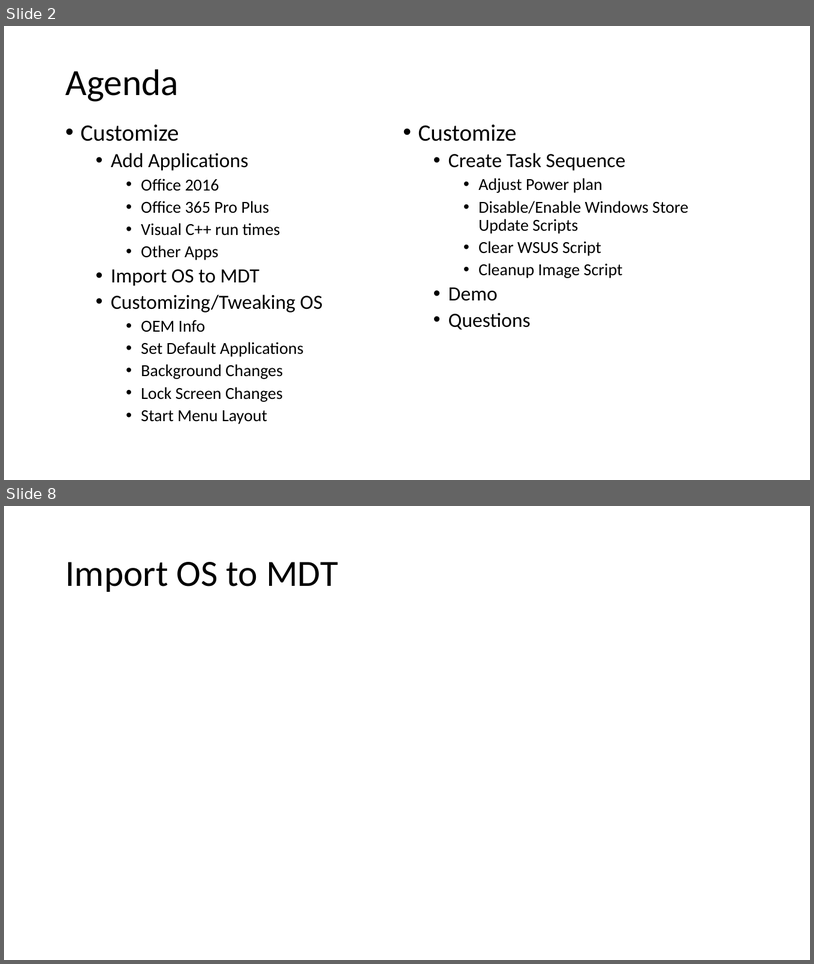
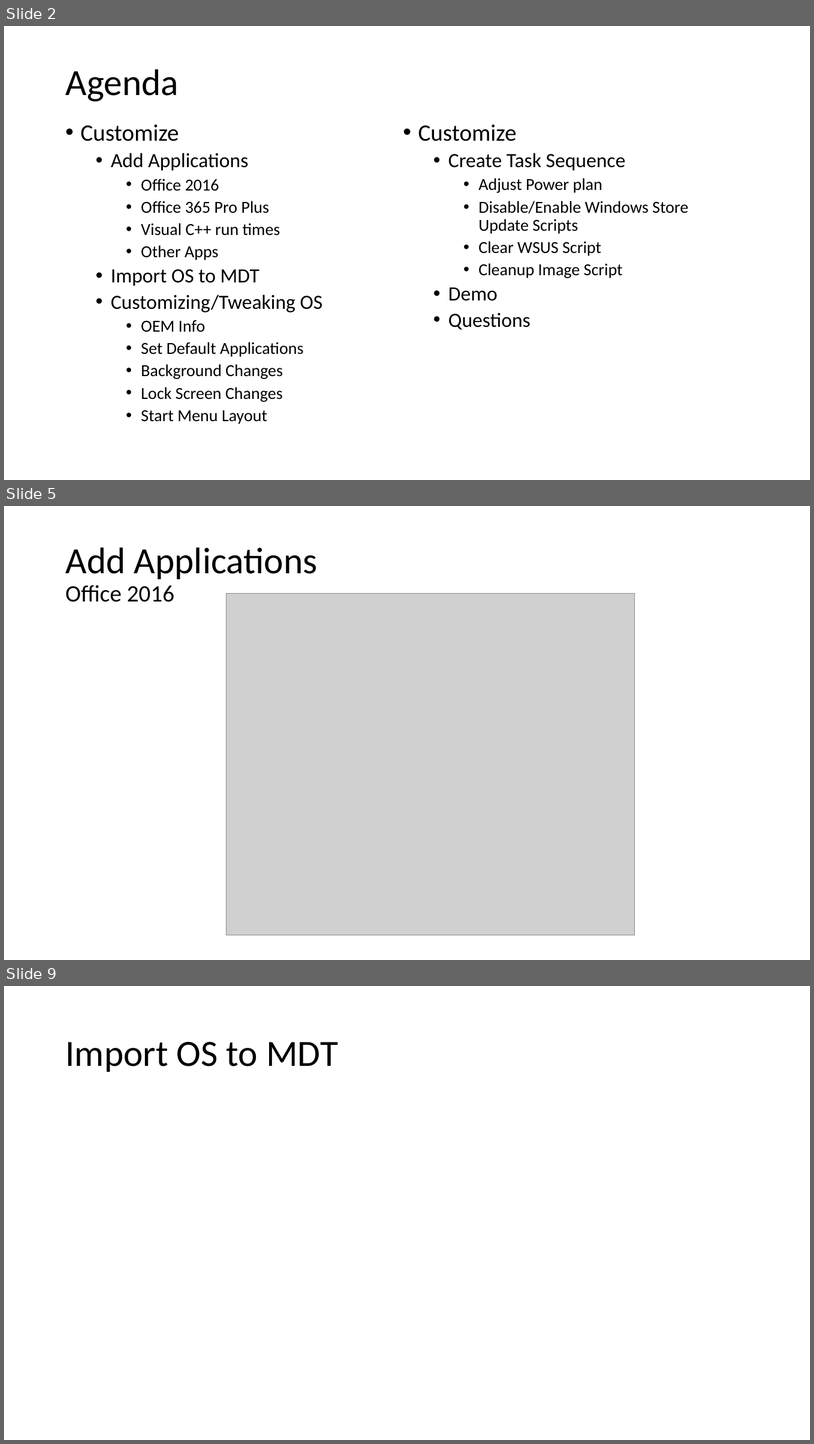
Before and after one commit to fydexx/HECC-2018, a slide deck: Part_01/Section02.pptx. Shown one above the other, each under a label of ours: slides 2 and 8 before the commit, slides 2, 5 and 9 after it; the slides between them are not shown. The pictures are 814x964 and 814x1444 pixels, drawn with LibreOffice and Linux fonts; fonts in the diff are those of the drawing; grey boxes stand for pictures. Boxes give left, top, right and bottom in pixels: in the first picture for what was removed or moved away, otherwise in the second. Text is boxed around its words. In the diff, an @@ line names an element or a change of style, - is before the commit and + after.

```diff
--- a/Part_01/Section02.pptx
+++ b/Part_01/Section02.pptx
@@ slide 5 added at <box>4,506,810,960</box>, background #FFFFFF @@
@@ title added at <box>65,547,318,602</box>, 44 pt, text #000000 @@
+Add Applications
+Office 2016
@@ picture added at <box>226,594,635,935</box> @@
@@ picture added at <box>227,594,636,935</box> @@
@@ picture added at <box>227,594,635,933</box> @@
@@ picture added at <box>228,594,634,933</box> @@
@@ picture added at <box>228,594,633,932</box> @@
@@ what was slide 8 is now slide 9 @@
```
Also in this commit, not shown: 5 slides changed.
